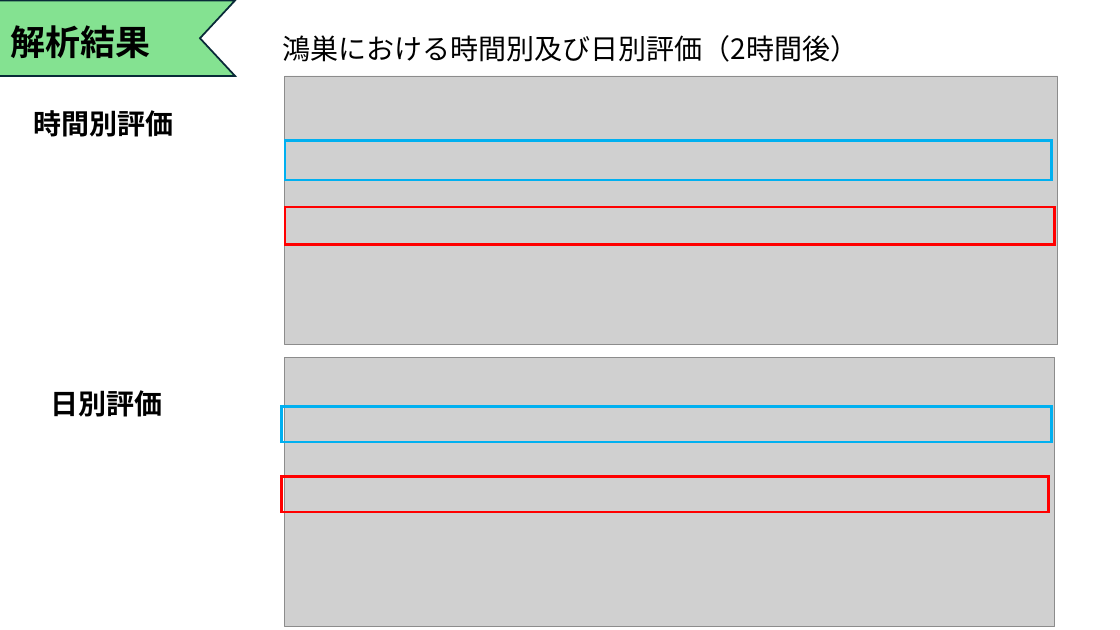
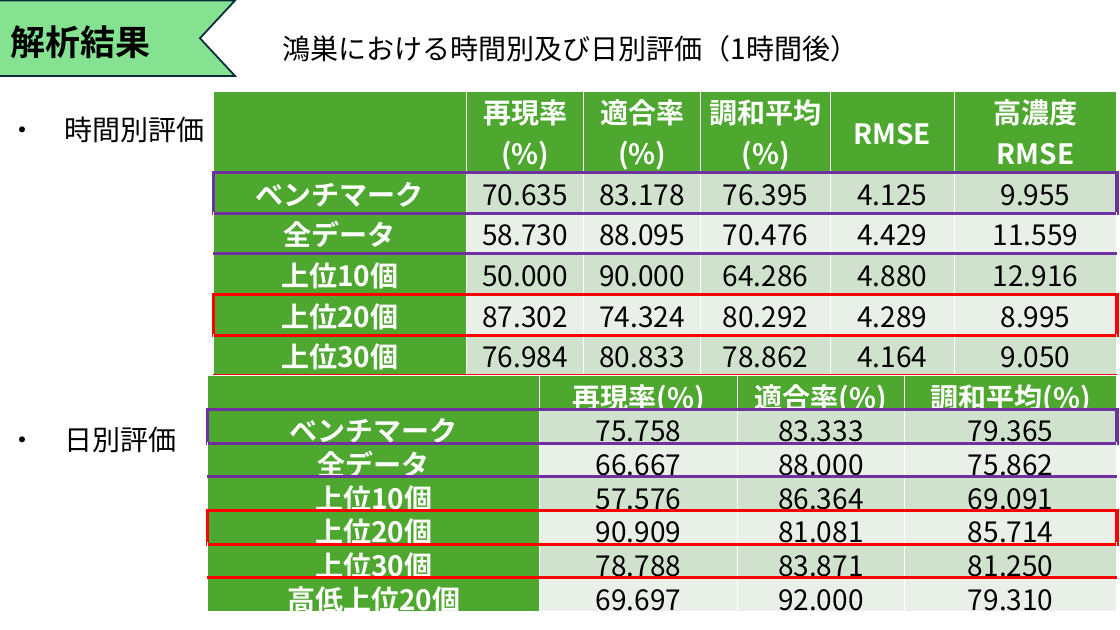
Before and after one commit to Tatsuki0623/lab, a slide deck: slide 13 of out_data/最終発表.pptx (slide 10 before the commit). Drawn at 1120x630 pixels with LibreOffice and Linux fonts; fonts in the diff are those of the drawing; grey boxes stand for pictures. Boxes give left, top, right and bottom in pixels: in the first picture for what was removed or moved away, otherwise in the second. Text is boxed around its words. In the diff, an @@ line names an element or a change of style, - is before the commit and + after.

```diff
--- a/out_data/最終発表.pptx
+++ b/out_data/最終発表.pptx
@@ text at (282,35,858,62): text changed @@
-鴻巣における時間別及び日別評価（2時間後）
+鴻巣における時間別及び日別評価（1時間後）
@@ picture removed at (285,76,1058,344) @@
@@ text at (8,116,204,143): text changed; bold off @@
-時間別評価
+・ 時間別評価
@@ table added at (213,92,1117,622), 7 rows, 6 columns @@
+ | 再現率(%) | 適合率(%) | 調和平均(%) | RMSE | 高濃度RMSE
+ベンチマーク | 70.635 | 83.178 | 76.395 | 4.125 | 9.955
+全データ | 58.730 | 88.095 | 70.476 | 4.429 | 11.559
+上位10個 | 50.000 | 90.000 | 64.286 | 4.880 | 12.916
+上位20個 | 87.302 | 74.324 | 80.292 | 4.289 | 8.995
+上位30個 | 76.984 | 80.833 | 78.862 | 4.164 | 9.050
+高低上位20個 | 69.048 | 89.691 | 78.027 | 3.817 | 9.941
@@ rectangle removed at (285,140,1052,180) @@
@@ rectangle removed at (285,207,1055,245) @@
@@ picture removed at (285,357,1055,627) @@
@@ table added at (208,376,1117,615), 7 rows, 4 columns @@
+ | 再現率(%) | 適合率(%) | 調和平均(%)
+ベンチマーク | 75.758 | 83.333 | 79.365
+全データ | 66.667 | 88.000 | 75.862
+上位10個 | 57.576 | 86.364 | 69.091
+上位20個 | 90.909 | 81.081 | 85.714
+上位30個 | 78.788 | 83.871 | 81.250
+高低上位20個 | 69.697 | 92.000 | 79.310
@@ rectangle removed at (281,407,1052,443) @@
@@ text at (8,426,176,453): text changed; bold off @@
-日別評価
+・ 日別評価
@@ rectangle removed at (281,476,1049,513) @@
```
Also in this commit, not shown: 9 other slides changed, 3 slides added.
